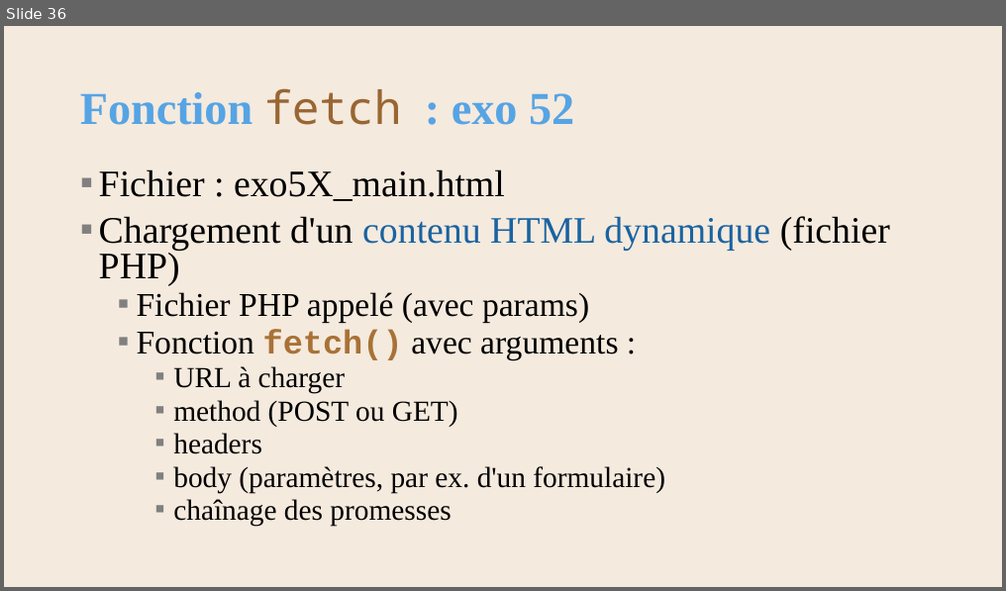
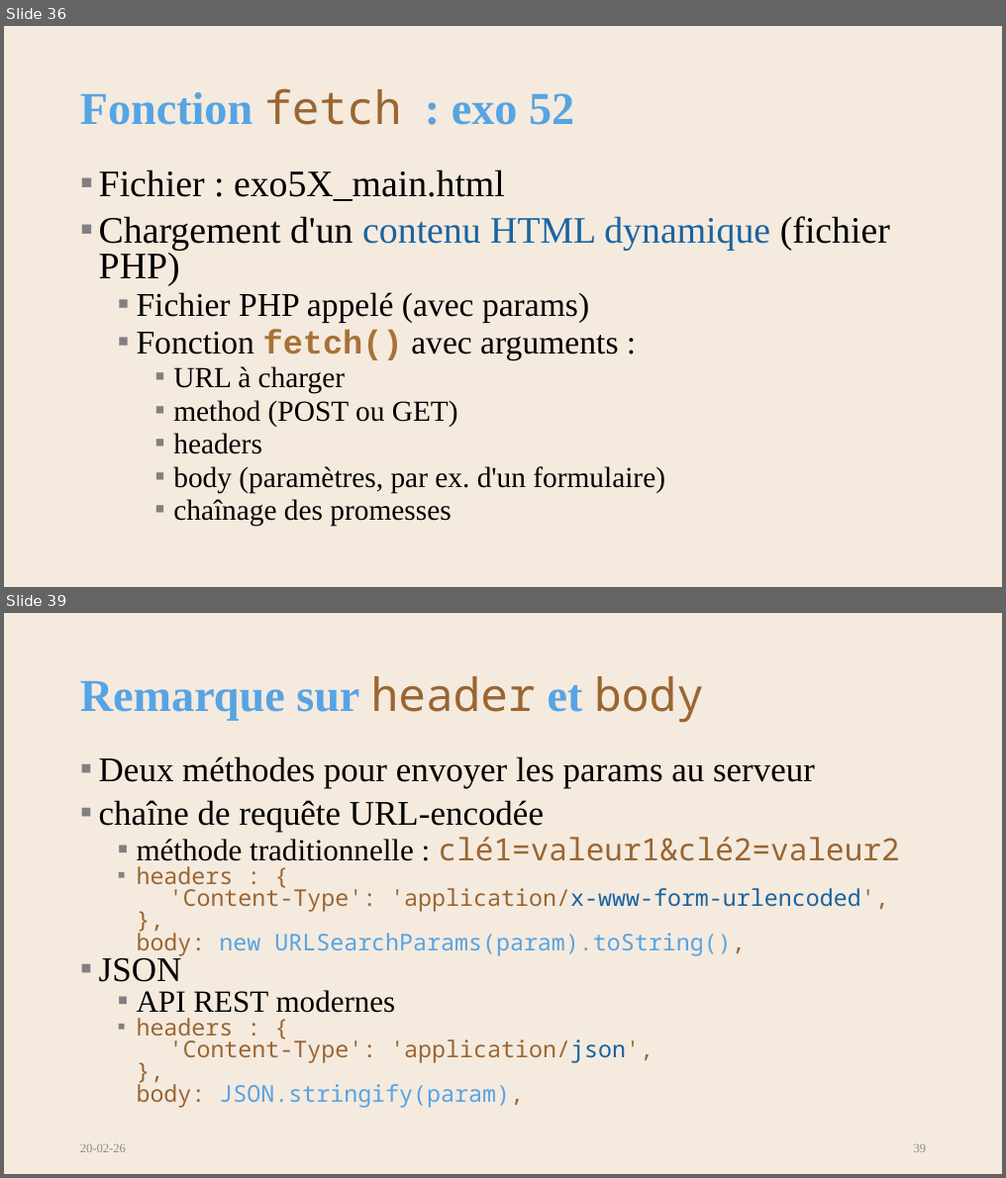
Before and after one commit to AlainWafflard/4IPW3, a slide deck: syllabus/27_requête_asynchrone/syllabus_27_async.pptx. Shown one above the other, each under a label of ours: slide 36 before the commit, slides 36 and 39 after it; the slides between them are not shown. The pictures are 1006x591 and 1006x1178 pixels, drawn with LibreOffice and Linux fonts; fonts in the diff are those of the drawing; background and template pictures are left out. Boxes give left, top, right and bottom in pixels: in the first picture for what was removed or moved away, otherwise in the second. Text is boxed around its words. In the diff, an @@ line names an element or a change of style, - is before the commit and + after.

```diff
--- a/syllabus/27_requête_asynchrone/syllabus_27_async.pptx
+++ b/syllabus/27_requête_asynchrone/syllabus_27_async.pptx
@@ slide 39 added at (x1=4, y1=613, x2=1002, y2=1174), background #F5EADE @@
@@ title added at (x1=80, y1=676, x2=704, y2=723), 44 pt, text #56A4E4, bold @@
+Remarque sur header et body
@@ text added at (x1=99, y1=757, x2=900, y2=1108), 22.2 pt, text #996633 @@
+▪ Deux méthodes pour envoyer les params au serveur
+▪ chaîne de requête URL-encodée
+  ▪ méthode traditionnelle : clé1=valeur1&clé2=valeur2
+  ▪ headers : {
+    'Content-Type': 'application/x-www-form-urlencoded',
+    },
+    body: new URLSearchParams(param).toString(),
+▪ JSON
+  ▪ API REST modernes
+  ▪ headers : {
+    'Content-Type': 'application/json',
+    },
+    body: JSON.stringify(param),
@@ text added at (x1=80, y1=1145, x2=126, y2=1153), 12 pt, text #8C8C8C @@
+20-02-26
@@ page number added at (x1=914, y1=1145, x2=927, y2=1153), 12 pt, text #8C8C8C @@
+39
```
Also in this commit, not shown: 11 slides changed, 19 other slides added, 48 other files.
